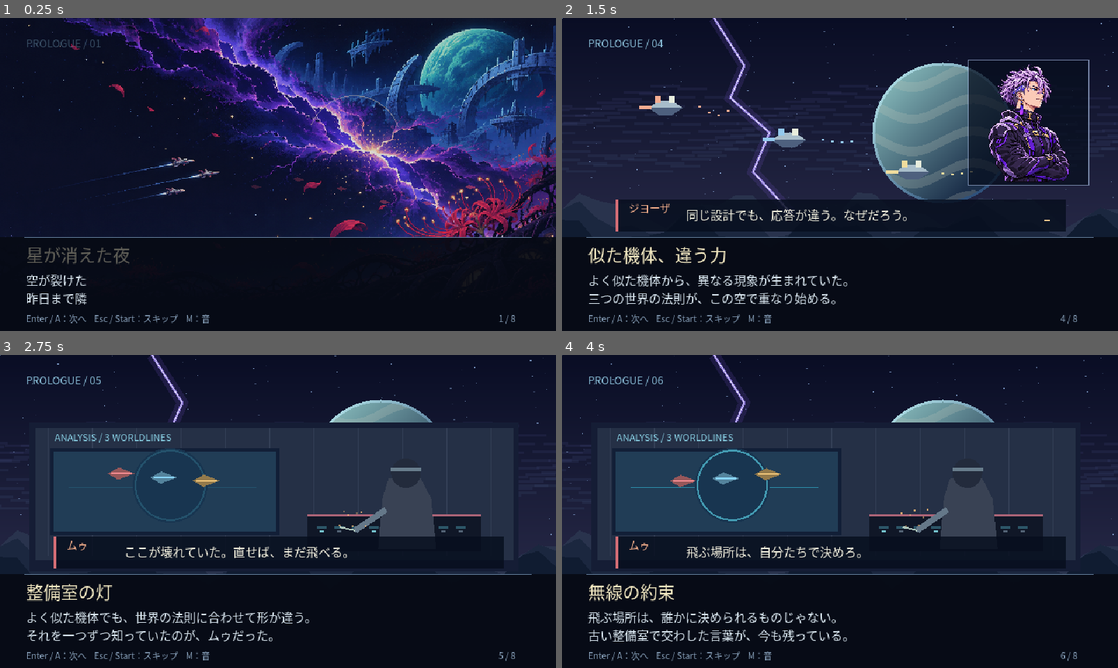
Above: before the commit, frames 1-4 (two rows, left to right).
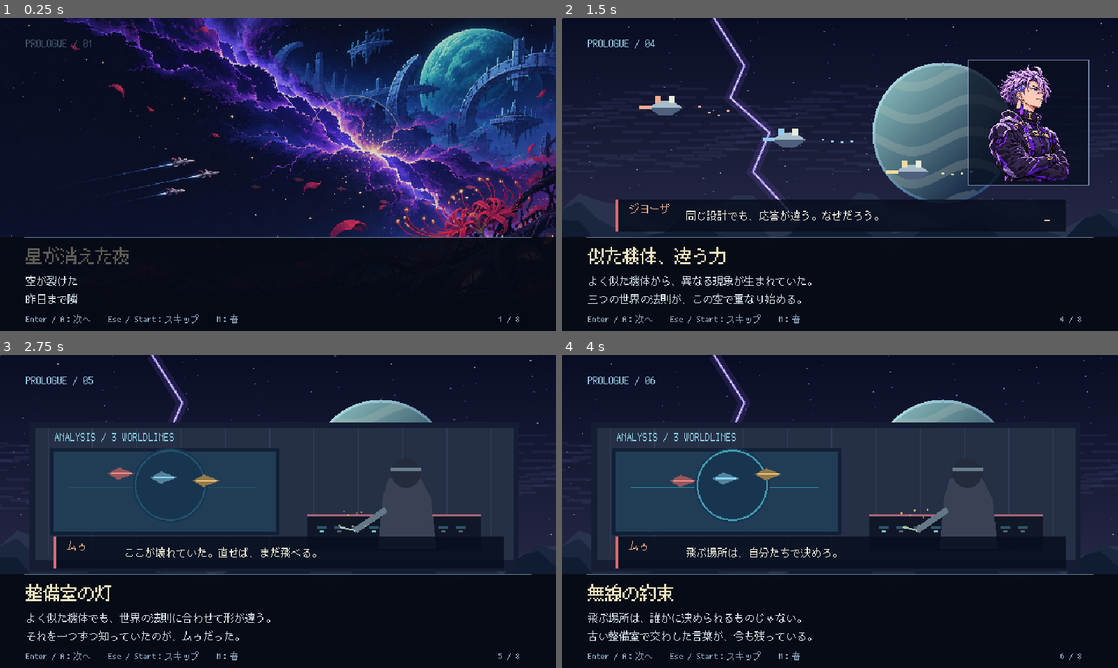
Above: after the commit, the same moments.

Repository: coshimagame/manjusyage
Game: Godot game, scene res://prologue.tscn
Same seed, same stepped clock (60 frames per second), same inputs: the game is played once before the commit and once after it. Sound files missing from this copy of the repository are replaced by a short silence.
Inputs (mouse positions are in pixels of both pictures, inside the frame that each line leads up to):
- Up to frame 1 (0.25 s): no input
- Up to frame 2 (1.5 s): tap Enter at 0.5 s; move the mouse to (962, 158) at 0.52 s; hold Right (ui_right) 0.53-1.25 s; hold Z 0.53-1.25 s; click (962, 158) at 0.67 s; tap Space at 0.77, 0.8, 1.07 s; drag from (728, 190) to (812, 237) at 1.27 s
- Up to frame 3 (2.75 s): move the mouse to (333, 442) at 2.02 s; hold Right (ui_right) from 2.03 s (still down); hold Z from 2.03 s (still down); tap Space at 2.3 s
- Up to frame 4 (4 s): release Right (ui_right) at 2.75 s; release Z at 2.75 s; drag from (812, 574) to (673, 464) at 2.77 s; move the mouse to (1006, 558) at 3.52 s; hold Left (ui_left) from 3.53 s (still down); hold Space from 3.53 s (still down); tap 1 at 3.6 s

The runs differ from the first frame. In frame 1, 1.4% of the frame differs, in the area x 4-94%, y 6-98%; in frame 2, 3.3%; in frame 3, 3.4%; in frame 4, 3.4%.

Commit message:
Use directional pilot sprites and pixel typography

Diff:
--- a/art_catalog.gd
+++ b/art_catalog.gd
@@ -13,6 +13,26 @@
 	Rect2(218,100,1337,690),
 	Rect2(179,100,1416,693),
 	Rect2(211,110,1348,660),
+]
+const VERTICAL_SHIPS := [
+	"cormii_muu_v02_v.png",
+	"jiyoza_muu_v02_v.png",
+	"mafio_gold_black_v02.png",
+]
+const VERTICAL_REGIONS := [
+	Rect2(184,108,1399,670),
+	Rect2(256,72,1522,638),
+	MAFIO_GOLD_BLACK_REGION,
+]
+const HORIZONTAL_SHIPS := [
+	"cormii_muu_v02_h.png",
+	"jiyoza_muu_v02_h.png",
+	"mafio_gold_black_v03_h.png",
+]
+const HORIZONTAL_REGIONS := [
+	Rect2(263,124,1499,535),
+	Rect2(138,201,1720,424),
+	Rect2(262,107,1491,573),
 ]
 const SLOTS = [
 	"title_logo", "title_backdrop",
@@ -36,13 +56,19 @@
 func texture(key: String) -> Texture2D:
 	return images.get(key, null) as Texture2D
 
-static func reference_ship(character: int) -> Texture2D:
+static func reference_ship(character: int, vertical_view := false) -> Texture2D:
 	var index := clampi(character,0,REFERENCE_SHIPS.size()-1)
-	var path: String = ROOT+"ships/"+REFERENCE_SHIPS[index]
-	var region: Rect2 = SHIP_REGIONS[index]
-	if index==2 and ResourceLoader.exists(MAFIO_GOLD_BLACK,"Texture2D"):
+	var directory := ROOT+"ships/"
+	var names := VERTICAL_SHIPS if vertical_view else HORIZONTAL_SHIPS
+	var regions := VERTICAL_REGIONS if vertical_view else HORIZONTAL_REGIONS
+	var path: String = directory+names[index]
+	var region: Rect2 = regions[index]
+	if not ResourceLoader.exists(path,"Texture2D") and index==2:
 		path=MAFIO_GOLD_BLACK
 		region=MAFIO_GOLD_BLACK_REGION
+	if not ResourceLoader.exists(path,"Texture2D"):
+		path=directory+REFERENCE_SHIPS[index]
+		region=SHIP_REGIONS[index]
 	if not ResourceLoader.exists(path,"Texture2D"):
 		return null
 	var ship := AtlasTexture.new()
--- a/game.gd
+++ b/game.gd
@@ -30,6 +30,7 @@
 
 const Visual=preload("res://visual_v09.gd")
 const PilotStatus=preload("res://ui/pilot_status.gd")
+const PixelType=preload("res://ui/pixel_type.gd")
 var visual=Visual.new()
 var art_v09=true
 var slice_mode=true
@@ -120,7 +121,6 @@
 var calibration_previous = {}
 var calibration_axis_baseline = {}
 var music_name = ""
-var jp_font: SystemFont
 const CONTROL_ACTIONS = ["up","down","left","right","fire","color","burst","start"]
 const CONTROL_LABELS = ["上","下","左","右","ショットのボタン","色切り替えのボタン","バーストのボタン","決定・ポーズのボタン"]
 
@@ -149,8 +149,6 @@
 		stars.append(Vector3(randf()*W,randf()*H,randf_range(.3,1.6)))
 	pads = Array(Input.get_connected_joypads())
 	Input.joy_connection_changed.connect(_pad_changed)
-	jp_font=SystemFont.new()
-	jp_font.font_names=PackedStringArray(["Yu Gothic", "Meiryo", "sans-serif"])
 	var input_cfg=ConfigFile.new()
 	if input_cfg.load("user://controls.cfg")==OK: pad_profiles=input_cfg.get_value("input","profiles",{})
 	var audio_cfg=ConfigFile.new()
@@ -415,7 +413,7 @@
 		mode=calibration_return; calibration_step=-1
 
 func japanese(message,pos,size=13,color=WHITE):
-	draw_string(jp_font,pos,message,HORIZONTAL_ALIGNMENT_LEFT,-1,size,color)
+	PixelType.draw(self,size,pos,message,color)
 
 func tell(message, duration = 3.0):
 	notice = message
@@ -1372,7 +1370,7 @@
 	japanese("赤い残響" if bio_route else "共鳴遺跡",Vector2(386,180),11,COLORS[0])
 	if art_v09 and bio_route:
 		for i in range(3):
-			visual.ship(self,{"pos":Vector2(240+i*80,202),"color":i,"character":i,"experience":0},i,0,1.15)
+			visual.ship(self,{"pos":Vector2(240+i*80,202),"color":i,"character":i,"experience":0},i,false,1.15)
 	else:
 		ship(Vector2(319,202),COLORS[0],2)
 		ship(Vector2(240,201),COLORS[1])
--- a/prologue.gd
+++ b/prologue.gd
@@ -1,4 +1,6 @@
 extends Node2D
+
+const PixelType = preload("res://ui/pixel_type.gd")
 
 # Temporary story treatment; names and narration are not final canon.
 const PAGES = [
@@ -25,7 +27,6 @@
 var age := 0.0
 var clock := 0.0
 var finished := false
-var font: SystemFont
 var planet_tex: ImageTexture
 var music: AudioStreamPlayer
 var pilot_dialogue_portraits: Dictionary = {}
@@ -36,8 +37,6 @@
 
 func _ready():
 	DisplayServer.window_set_title("曼珠沙華（MANJUSHAGE）")
-	font = SystemFont.new()
-	font.font_names = PackedStringArray(["Yu Gothic", "Meiryo", "Noto Sans CJK JP", "Noto Sans JP", "sans-serif"])
 	pilot_dialogue_portraits = {
 		"コルミィ": pilot_texture_from_file("res://art/active/pilots/cormii_dialogue_pixel_v01.png"),
 		"ジヨーザ": pilot_texture_from_file("res://art/active/pilots/jiyoza_dialogue_pixel_v01.png"),
@@ -140,7 +139,7 @@
 		get_tree().quit()
 
 func _draw():
-	if finished or font == null: return
+	if finished: return
 	var has_opening_backdrop := page == 0 and opening_backdrop != null
 	if has_opening_backdrop:
 		draw_opening_backdrop()
@@ -160,14 +159,14 @@
 	draw_rect(Rect2(0,252,640,108),Color(.025,.04,.08,.94))
 	draw_line(Vector2(28,253),Vector2(612,253),Color("637e9b"))
 	var opacity=clampf(age*1.5,0,1)
-	draw_string(font,Vector2(30,34),PAGES[page][0],HORIZONTAL_ALIGNMENT_LEFT,-1,12,Color(.55,.76,.86,opacity))
-	draw_string(font,Vector2(30,281),PAGES[page][1],HORIZONTAL_ALIGNMENT_LEFT,-1,20,Color(.94,.9,.75,opacity))
+	PixelType.draw(self,12,Vector2(30,34),PAGES[page][0],Color(.55,.76,.86,opacity))
+	PixelType.draw(self,20,Vector2(30,281),PAGES[page][1],Color(.94,.9,.75,opacity))
 	var lines = PAGES[page][2].split("\n")
 	for i in range(lines.size()):
 		var text=lines[i].substr(0,int(age*22))
-		draw_string(font,Vector2(30,307+i*21),text,HORIZONTAL_ALIGNMENT_LEFT,-1,14,Color("d8e5ee"))
-	draw_string(font,Vector2(30,350),"Enter / A：次へ    Esc / Start：スキップ    M：音",HORIZONTAL_ALIGNMENT_LEFT,-1,10,Color("8ba4be"))
-	draw_string(font,Vector2(574,350),str(page+1)+" / "+str(PAGES.size()),HORIZONTAL_ALIGNMENT_LEFT,-1,10,Color("8ba4be"))
+		PixelType.draw(self,12,Vector2(30,307+i*21),text,Color("d8e5ee"))
+	PixelType.draw(self,10,Vector2(30,350),"Enter / A：次へ    Esc / Start：スキップ    M：音",Color("8ba4be"))
+	PixelType.draw(self,10,Vector2(574,350),str(page+1)+" / "+str(PAGES.size()),Color("8ba4be"))
 
 func draw_opening_backdrop():
 	# Preserve the generated pixel clusters with nearest sampling and add only
@@ -231,7 +230,7 @@
 		draw_rect(Rect2(pos+Vector2(4,-13),Vector2(7,8)),Color("e8eddd"))
 		draw_rect(Rect2(pos+Vector2(-30,-2),Vector2(12+int(clock*10)%4,4)),col)
 		if page==2:
-			draw_string(font,pos+Vector2(-28,27),["コルミィ","ジヨーザ","マフィオ"][i],HORIZONTAL_ALIGNMENT_LEFT,-1,11,Color("e5e8eb"))
+			PixelType.draw(self,12,pos+Vector2(-24,27),["コルミィ","ジヨーザ","マフィオ"][i],Color("e5e8eb"))
 		else:
 			for j in range(4):
 				var offset=Vector2(38+j*11,sin(clock*4+j)*(8 if i==0 else 2))
@@ -276,7 +275,7 @@
 		var x=390+float(k*5)
 		var y=186+sin(clock*3+k*2)*10
 		draw_rect(Rect2(x,y,2,2),Color(1,.76,.47,.3+.5*absf(sin(clock*2+k))))
-	draw_string(font,Vector2(63,99),"ANALYSIS / 3 WORLDLINES",HORIZONTAL_ALIGNMENT_LEFT,-1,11,Color("87cde1"))
+	PixelType.draw(self,12,Vector2(63,99),"ANALYSIS / 3 WORLDLINES",Color("87cde1"))
 
 func draw_story_dialogue():
 	var index=0 if age < 4.25 else 1
@@ -288,8 +287,8 @@
 	draw_story_pilot_portrait(str(entry[0]),reveal)
 	draw_rect(Rect2(62,209,518,37),Color(.025,.055,.115,.83*reveal))
 	draw_rect(Rect2(62,209,3,37),Color(.95,.48,.51,.87*reveal))
-	draw_string(font,Vector2(77,224),entry[0],HORIZONTAL_ALIGNMENT_LEFT,-1,12,Color(.95,.68,.54,reveal))
-	draw_string(font,Vector2(143,232),dialogue,HORIZONTAL_ALIGNMENT_LEFT,-1,14,Color(.95,.94,.87,reveal))
+	PixelType.draw(self,12,Vector2(77,224),entry[0],Color(.95,.68,.54,reveal))
+	PixelType.draw(self,12,Vector2(143,232),dialogue,Color(.95,.94,.87,reveal))
 	if int(clock*2)%2==0 and letters>=entry[1].length():
 		draw_rect(Rect2(555,232,7,2),Color(.91,.76,.54,reveal))
 
--- a/prototypes/stage2_playable.gd
+++ b/prototypes/stage2_playable.gd
@@ -8,6 +8,7 @@
 const H := 360.0
 # Reuse the existing optional PNG registry; missing artwork keeps procedural fallback.
 const ArtCatalog = preload("res://art_catalog.gd")
+const PixelType = preload("res://ui/pixel_type.gd")
 const BOSS_ART = preload("res://art/enemies/stage02_draft/BB02_h_draft.png")
 const OCEAN_BACKDROP = preload("res://art/v09/cosmos.png")
 const BOSS_REGION := Rect2(9,72,239,107)
@@ -16,7 +17,6 @@
 var capture_requested := false
 var hit_flash := 0.0
 var hit_grace := 0.0
-var ui_font := SystemFont.new()
 var ship := Vector2(90, 180)
 var hp := 5
 var enemy_hp := 30
@@ -38,7 +38,6 @@
 	player_art=ArtCatalog.reference_ship(0)
 	if player_art==null:
 		player_art=artwork.texture("ship_cormii")
-	ui_font.font_names=PackedStringArray(["Yu Gothic","Meiryo","Noto Sans CJK JP","sans-serif"])
 	capture_requested=OS.get_cmdline_user_args().has("--stage2-shot")
 	DisplayServer.window_set_title("曼珠沙華 — 第2ステージ ボス試作")
 	set_process(true)
@@ -182,11 +181,10 @@
 	draw_rect(Rect2(0,0,W,34),Color("#071025",.88))
 	draw_rect(Rect2(12, 12, float(hp) * 22.0, 7), Color("#5ee2c5"))
 	draw_rect(Rect2(420, 12, maxf(0.0, float(enemy_hp)) * 6.0, 7), Color("#f06088"))
-	draw_string(ui_font,Vector2(217,23),"第2ステージ  ボス試作",HORIZONTAL_ALIGNMENT_LEFT,-1,14,Color("#c8edff"))
-	draw_string(ui_font,Vector2(12,347),"矢印キーで移動   Z / Space で射撃   Esc で終了",HORIZONTAL_ALIGNMENT_LEFT,-1,12,Color("#c8edff"))
+	PixelType.draw(self,12,Vector2(255,23),"第2ステージ  ボス試作",Color("#c8edff"))
+	PixelType.draw(self,12,Vector2(12,347),"矢印キーで移動   Z / Space で射撃   Esc で終了",Color("#c8edff"))
 	if state != "playing":
 		draw_rect(Rect2(150, 132, 340, 90), Color(0.02, 0.04, 0.12, 0.92))
-		var font := ThemeDB.fallback_font
 		var label := "STAGE CLEAR" if state == "clear" else "GAME OVER"
-		draw_string(font, Vector2(240, 170), label, HORIZONTAL_ALIGNMENT_LEFT, -1, 20, Color.WHITE)
-		draw_string(font, Vector2(205, 201), "ENTER / TAP : RETRY", HORIZONTAL_ALIGNMENT_LEFT, -1, 14, Color.WHITE)
+		PixelType.draw(self,20,Vector2(240,170),label,Color.WHITE)
+		PixelType.draw(self,12,Vector2(266,201),"ENTER / TAP : RETRY",Color.WHITE)
--- a/tests/test_v09.gd
+++ b/tests/test_v09.gd
@@ -30,10 +30,14 @@
 	assert(g.mode=="menu")
 	g.start_game()
 	assert(g.aftermath==0 and g.visual.blasts.is_empty())
-	assert(g.visual.ship_variants.size()==3)
-	for ship in g.visual.ship_variants:
-		assert(ship is AtlasTexture and ship.atlas.resource_path.begins_with("res://art/active/ships/"))
-	assert(g.visual.ship_variants[2].atlas.resource_path.ends_with("/mafio_gold_black_v02.png"))
+	var horizontal_names := ["cormii_muu_v02_h.png", "jiyoza_muu_v02_h.png", "mafio_gold_black_v03_h.png"]
+	var vertical_names := ["cormii_muu_v02_v.png", "jiyoza_muu_v02_v.png", "mafio_gold_black_v02.png"]
+	assert(g.visual.ship_variants.size()==3 and g.visual.vertical_ship_variants.size()==3)
+	for i in range(3):
+		var horizontal: AtlasTexture = g.visual.ship_variants[i]
+		var vertical: AtlasTexture = g.visual.vertical_ship_variants[i]
+		assert(horizontal != null and horizontal.atlas.resource_path == "res://art/active/ships/"+horizontal_names[i])
+		assert(vertical != null and vertical.atlas.resource_path == "res://art/active/ships/"+vertical_names[i])
 	assert(g.visual.item_hp_texture!=null and g.visual.item_energy_texture!=null)
 	assert(g.visual.bullet_petal_texture!=null and g.visual.bullet_needle_texture!=null)
 	assert(g.visual.bullet_flower_ring_texture!=null and g.visual.bullet_target_eye_texture!=null)
--- a/ui/pilot_status.gd
+++ b/ui/pilot_status.gd
@@ -78,7 +78,7 @@
 	var preview := pilot.duplicate()
 	preview.pos=Vector2(141,296)
 	preview.inv=0.0
-	game.visual.ship(game,preview,id,0,2.0)
+	game.visual.ship(game,preview,id,false,2.0)
 	game.japanese("機体",Vector2(28,287),12,accent)
 	game.japanese("搭載系",Vector2(254,285),13,accent)
 	var modules: Array = game.status_frame_modules(id)
--- /dev/null
+++ b/ui/pixel_type.gd
@@ -0,0 +1,22 @@
+extends RefCounted
+
+const SMALL = preload("res://art/fonts/PixelMplus10-Regular.ttf")
+const STANDARD = preload("res://art/fonts/PixelMplus12-Regular.ttf")
+
+static func native_size(requested: int) -> int:
+	if requested <= 10:
+		return 10
+	if requested <= 17:
+		return 12
+	if requested <= 21:
+		return 20
+	if requested <= 27:
+		return 24
+	return maxi(24, roundi(requested / 12.0) * 12)
+
+static func font_at(size: int) -> Font:
+	return SMALL if size in [10, 20] else STANDARD
+
+static func draw(canvas: CanvasItem, font_size: int, pos: Vector2, message: String, color: Color) -> void:
+	var size := native_size(font_size)
+	canvas.draw_string(font_at(size), pos.round(), message, HORIZONTAL_ALIGNMENT_LEFT, -1, size, color)
--- a/ui/stage_intermission.gd
+++ b/ui/stage_intermission.gd
@@ -4,6 +4,7 @@
 signal completed(next_stage: int)
 signal skipped(next_stage: int)
 
+const PixelType = preload("res://ui/pixel_type.gd")
 const W := 640.0
 const H := 360.0
 const CHARS_PER_SECOND := 28.0
@@ -79,7 +80,9 @@
 	var label := Label.new()
 	label.position = pos
 	label.size = dimensions
-	label.add_theme_font_size_override("font_size", font_size)
+	var size := PixelType.native_size(font_size)
+	label.add_theme_font_override("font", PixelType.font_at(size))
+	label.add_theme_font_size_override("font_size", size)
 	label.add_theme_color_override("font_color", Color("e5f5ff"))
 	add_child(label)
 	return label
--- a/visual_v09.gd
+++ b/visual_v09.gd
@@ -6,6 +6,7 @@
 var cosmos: Texture2D
 var atlas: Texture2D
 var ship_variants=[]
+var vertical_ship_variants=[]
 var stage_concepts: Texture2D
 var creatures=[]
 var stage1_enemy_h={}
@@ -34,11 +35,15 @@
 func setup():
 	cosmos=load("res://art/v09/cosmos.png")
 	atlas=load("res://art/v09/ship-atlas.png")
-	# Use the three cutouts derived from the design board as the visible hulls.
 	ship_variants=[
 		ArtCatalog.reference_ship(0),
 		ArtCatalog.reference_ship(1),
 		ArtCatalog.reference_ship(2)
+	]
+	vertical_ship_variants=[
+		ArtCatalog.reference_ship(0,true),
+		ArtCatalog.reference_ship(1,true),
+		ArtCatalog.reference_ship(2,true)
 	]
 	# User-provided Stage 1 enemy sheets stay as byte-preserved draft assets.
 	# H/V are deliberately loaded as separate layouts rather than rotating an
@@ -148,9 +153,10 @@
 		g.draw_polyline(ceiling_edge,Color("a46b76"),3)
 		g.draw_polyline(floor_edge,Color("b17c83"),2)
 
-func ship(g,p,index,rotation=0.0,scale_factor=1.0):
+func ship(g,p,index,vertical_view := false,scale_factor := 1.0):
 	var character := clampi(int(p.get("character",index)),0,ship_variants.size()-1)
-	var variant: Texture2D = ship_variants[character]
+	var variant: Texture2D = vertical_ship_variants[character] if vertical_view else ship_variants[character]
+	var rotation := -PI/2 if vertical_view else 0.0
 	var motion: Vector2 = p.get("motion",Vector2.ZERO)
 	var local_motion := motion.rotated(-rotation)
 	var in_flight: bool = g.mode=="play" or g.mode=="pause"
@@ -496,7 +502,7 @@
 					if rescuer.down==0 and rescuer.pos.distance_to(p.pos)<55:
 						g.draw_line(rescuer.pos,p.pos,Color(g.COLORS[rescuer.color].r,g.COLORS[rescuer.color].g,g.COLORS[rescuer.color].b,.72),1.5,true)
 				g.draw_arc(p.pos,15+rescue_ratio*12,0,TAU,16,Color(1,1,1,.7),1)
-		else:ship(g,p,i,-PI/2 if g.vertical.active else 0)
+		else:ship(g,p,i,g.vertical.active)
 		if p.burst>0:g.draw_arc(p.pos,(.55-p.burst)*650,0,TAU,48,g.COLORS[p.color],2)
 	for b in g.shots:
 		if float(b.get("delay",0.0))<=0:projectile(g,b,true)
Binary file added: art/active/ships/cormii_muu_v02_h.png
Binary file added: art/active/ships/cormii_muu_v02_v.png
Binary file added: art/active/ships/jiyoza_muu_v02_h.png
Binary file added: art/active/ships/jiyoza_muu_v02_v.png
Binary file added: art/active/ships/mafio_gold_black_v03_h.png
Not shown, added: art/fonts/Mplus-LICENSE_J.txt
Not shown, added: art/fonts/PixelMplus-LICENSE.txt
Not shown, added: art/fonts/PixelMplus-UPSTREAM.txt
Binary file added: art/fonts/PixelMplus10-Regular.ttf
Not shown, added: art/fonts/PixelMplus10-Regular.ttf.import
Binary file added: art/fonts/PixelMplus12-Regular.ttf
Not shown, added: art/fonts/PixelMplus12-Regular.ttf.import
(and 12 more such lines)
